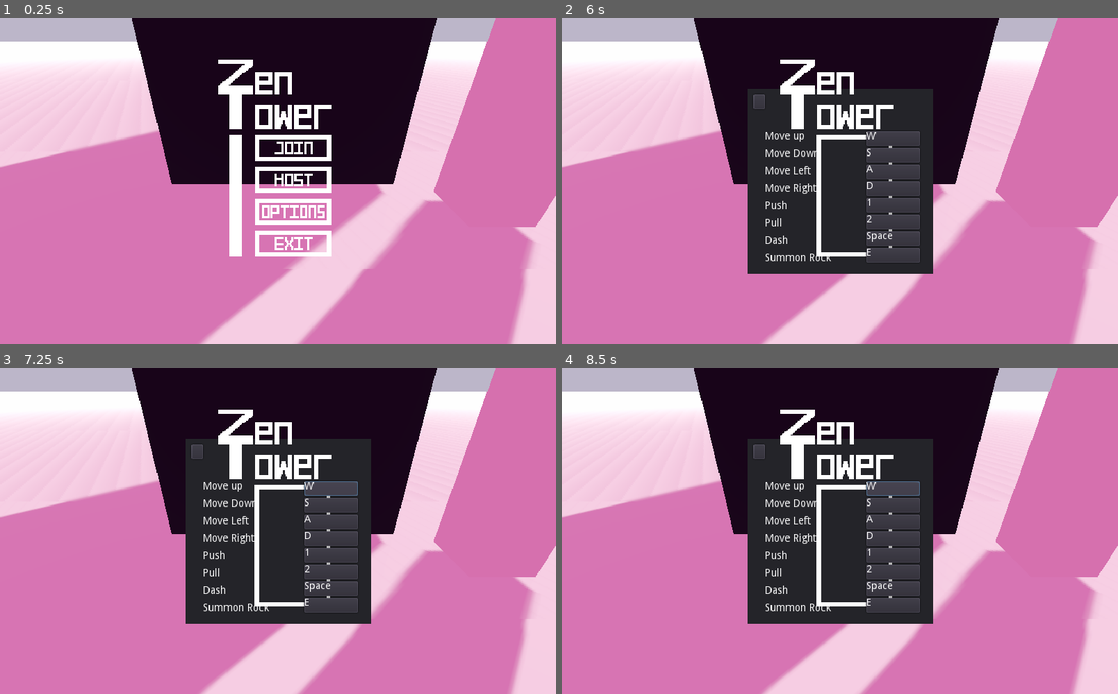
Above: before the commit, frames 1-4 (two rows, left to right).
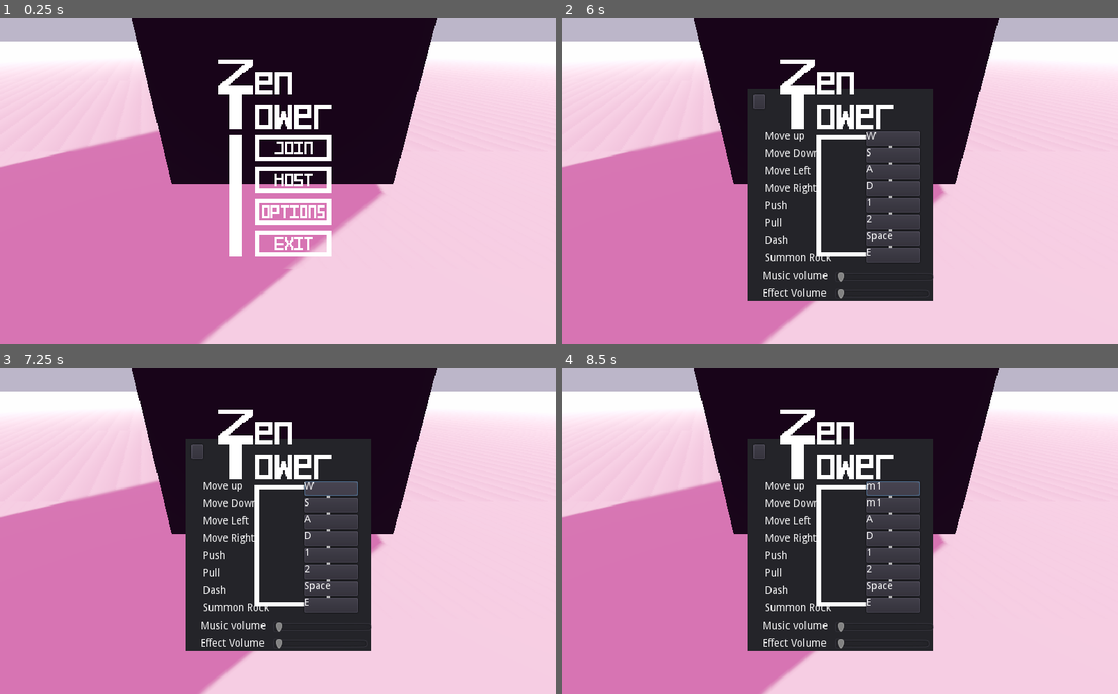
Above: after the commit, the same moments.

Repository: albielee/NSE_Challenge_Game
Game: Godot game, scene res://Menu/lobby.tscn
Same seed, same stepped clock (60 frames per second), same inputs: the game is played once before the commit and once after it.
Inputs (mouse positions are in pixels of both pictures, inside the frame that each line leads up to):
- Up to frame 1 (0.25 s): no input
- Up to frame 2 (6 s): tap Enter at 0.5 s; move the mouse to (962, 164) at 0.52 s; hold D (move_right) 0.53-1.25 s; hold E (summon_rock) 0.53-1.25 s; click (962, 164) at 0.67 s; click (856, 181) at 1.25 s; click (856, 167) at 2.02 s; type "Alex" at 2.1 s; click (901, 141) at 2.75 s; click (856, 148) at 3.5 s; click (856, 164) at 4.27 s; type "Alex" at 4.35 s; click (901, 141) at 5 s; click (856, 210) at 5.75 s
- Up to frame 3 (7.25 s): click "W" at 6.5 s
- Up to frame 4 (8.5 s): click "S" at 7.25 s; click "W" (after the commit: "m1") at 8 s

The runs differ from the first frame. In frame 1, 23% of the frame differs, in the area x 53-100%, y 0-100%; in frame 2, 25%; in frame 3, 25%; in frame 4, 25%, in the area x 33-100%, y 0-100%.

Commit message:
sound bars not finished but not crashing

Diff:
--- a/NSE_Challenge_Game/Menu/Options.gd
+++ b/NSE_Challenge_Game/Menu/Options.gd
@@ -4,6 +4,8 @@
 # Declare member variables here. Examples:
 # var a = 2
 # var b = "text"
+var music_bus = AudioServer.get_bus_index("Music")
+var sounds_bus = AudioServer.get_bus_index("Sounds")
 
 var button_map = ["move_up","move_down","move_left","move_right","push","pull","move_dash","summon_rock"]
 
@@ -15,7 +17,9 @@
 	"push":"m"+str(BUTTON_LEFT),
 	"pull":"m"+str(BUTTON_RIGHT),
 	"move_dash":KEY_SPACE,
-	"summon_rock":KEY_E}
+	"summon_rock":KEY_E,
+	"music_volume":100,
+	"effects_volume":100}
 
 var data = default_controls
 var input_mode = false
@@ -54,6 +58,12 @@
 
 func set_all_controls(dict):
 	for key in dict.keys():
+		if key == "music_volume":
+			_on_MusicSlider_value_changed(dict[key])
+			continue
+		elif key == "effects_volume":
+			_on_EffectsSlider_value_changed(dict[key])
+			continue
 		InputMap.action_erase_events(key)
 		var event
 		if str(dict[key])=="m"+str(BUTTON_LEFT) or str(dict[key])=="m"+str(BUTTON_RIGHT):
@@ -81,3 +91,29 @@
 	file.store_line(to_json(data))
 	file.close()
 	set_all_controls(data)
+
+
+
+
+
+
+
+func _on_MusicSlider_value_changed(value):
+	var db = value
+	if value == 0:
+		AudioServer.set_bus_mute(music_bus,true)
+	else:
+		AudioServer.set_bus_mute(music_bus,false)
+	AudioServer.set_bus_volume_db(music_bus,(86*value/100)-80)
+	data["music_volume"] = value
+
+
+
+func _on_EffectsSlider_value_changed(value):
+	var db = value
+	if value == 0:
+		AudioServer.set_bus_mute(sounds_bus,true)
+	else:
+		AudioServer.set_bus_mute(sounds_bus,false)
+	AudioServer.set_bus_volume_db(sounds_bus,(86*value/100)-80)
+	data["effects_volume"] = value
--- a/NSE_Challenge_Game/Menu/lobby.tscn
+++ b/NSE_Challenge_Game/Menu/lobby.tscn
@@ -28,7 +28,6 @@
 [ext_resource path="res://Worlds/Ambiance.tscn" type="PackedScene" id=26]
 [ext_resource path="res://Assets/Menu/StartPressed.png" type="Texture" id=27]
 [ext_resource path="res://Menu/Options.gd" type="Script" id=28]
-[ext_resource path="res://Assets/World/Tower.tscn" type="PackedScene" id=29]
 
 [sub_resource type="AtlasTexture" id=1]
 atlas = ExtResource( 19 )
@@ -36,11 +35,11 @@
 
 [sub_resource type="AtlasTexture" id=2]
 atlas = ExtResource( 19 )
-region = Rect2( 0, 0, 16, 16 )
+region = Rect2( 32, 0, 16, 16 )
 
 [sub_resource type="AtlasTexture" id=3]
 atlas = ExtResource( 19 )
-region = Rect2( 32, 0, 16, 16 )
+region = Rect2( 0, 0, 16, 16 )
 
 [sub_resource type="SpriteFrames" id=4]
 animations = [ {
@@ -51,12 +50,12 @@
 }, {
 "frames": [ SubResource( 2 ) ],
 "loop": true,
-"name": "unfocused",
+"name": "focused",
 "speed": 5.0
 }, {
 "frames": [ SubResource( 3 ) ],
 "loop": true,
-"name": "focused",
+"name": "unfocused",
 "speed": 5.0
 } ]
 
@@ -98,11 +97,11 @@
 
 [sub_resource type="AtlasTexture" id=17]
 atlas = ExtResource( 27 )
-region = Rect2( 0, 0, 84, 26 )
+region = Rect2( 588, 0, 84, 26 )
 
 [sub_resource type="AtlasTexture" id=18]
 atlas = ExtResource( 27 )
-region = Rect2( 588, 0, 84, 26 )
+region = Rect2( 0, 0, 84, 26 )
 
 [sub_resource type="SpriteFrames" id=19]
 animations = [ {
@@ -113,12 +112,12 @@
 }, {
 "frames": [ SubResource( 17 ) ],
 "loop": true,
-"name": "unfocused",
+"name": "focused",
 "speed": 5.0
 }, {
 "frames": [ SubResource( 18 ) ],
 "loop": true,
-"name": "focused",
+"name": "unfocused",
 "speed": 5.0
 } ]
 
@@ -157,11 +156,11 @@
 region = Rect2( 0, 0, 105, 36 )
 
 [sub_resource type="AtlasTexture" id=31]
+atlas = ExtResource( 8 )
+region = Rect2( 0, 0, 105, 36 )
+
+[sub_resource type="AtlasTexture" id=32]
 atlas = ExtResource( 7 )
-region = Rect2( 0, 0, 105, 36 )
-
-[sub_resource type="AtlasTexture" id=32]
-atlas = ExtResource( 8 )
 region = Rect2( 0, 0, 105, 36 )
 
 [sub_resource type="SpriteFrames" id=33]
@@ -173,12 +172,12 @@
 }, {
 "frames": [ SubResource( 31 ) ],
 "loop": true,
-"name": "unfocused",
+"name": "focused",
 "speed": 30.0
 }, {
 "frames": [ SubResource( 32 ) ],
 "loop": true,
-"name": "focused",
+"name": "unfocused",
 "speed": 30.0
 } ]
 
@@ -207,11 +206,11 @@
 region = Rect2( 0, 0, 105, 36 )
 
 [sub_resource type="AtlasTexture" id=40]
+atlas = ExtResource( 8 )
+region = Rect2( 0, 0, 105, 36 )
+
+[sub_resource type="AtlasTexture" id=41]
 atlas = ExtResource( 7 )
-region = Rect2( 0, 0, 105, 36 )
-
-[sub_resource type="AtlasTexture" id=41]
-atlas = ExtResource( 8 )
 region = Rect2( 0, 0, 105, 36 )
 
 [sub_resource type="SpriteFrames" id=42]
@@ -223,12 +222,12 @@
 }, {
 "frames": [ SubResource( 40 ) ],
 "loop": true,
-"name": "unfocused",
+"name": "focused",
 "speed": 5.0
 }, {
 "frames": [ SubResource( 41 ) ],
 "loop": true,
-"name": "focused",
+"name": "unfocused",
 "speed": 5.0
 } ]
 
@@ -258,11 +257,11 @@
 
 [sub_resource type="AtlasTexture" id=49]
 atlas = ExtResource( 9 )
-region = Rect2( 0, 0, 105, 36 )
+region = Rect2( 735, 0, 105, 36 )
 
 [sub_resource type="AtlasTexture" id=50]
 atlas = ExtResource( 9 )
-region = Rect2( 735, 0, 105, 36 )
+region = Rect2( 0, 0, 105, 36 )
 
 [sub_resource type="SpriteFrames" id=51]
 animations = [ {
@@ -273,13 +272,13 @@
 }, {
 "frames": [ SubResource( 49 ) ],
 "loop": true,
+"name": "focused",
+"speed": 5.0
+}, {
+"frames": [ SubResource( 50 ) ],
+"loop": true,
 "name": "unfocused",
 "speed": 30.0
-}, {
-"frames": [ SubResource( 50 ) ],
-"loop": true,
-"name": "focused",
-"speed": 5.0
 } ]
 
 [sub_resource type="AtlasTexture" id=52]
@@ -308,11 +307,11 @@
 
 [sub_resource type="AtlasTexture" id=58]
 atlas = ExtResource( 10 )
-region = Rect2( 0, 0, 105, 36 )
+region = Rect2( 735, 0, 105, 36 )
 
 [sub_resource type="AtlasTexture" id=59]
 atlas = ExtResource( 10 )
-region = Rect2( 735, 0, 105, 36 )
+region = Rect2( 0, 0, 105, 36 )
 
 [sub_resource type="SpriteFrames" id=60]
 animations = [ {
@@ -323,12 +322,12 @@
 }, {
 "frames": [ SubResource( 58 ) ],
 "loop": true,
-"name": "unfocused",
+"name": "focused",
 "speed": 5.0
 }, {
 "frames": [ SubResource( 59 ) ],
 "loop": true,
-"name": "focused",
+"name": "unfocused",
 "speed": 5.0
 } ]
 
@@ -358,11 +357,11 @@
 
 [sub_resource type="AtlasTexture" id=67]
 atlas = ExtResource( 12 )
-region = Rect2( 0, 0, 105, 36 )
+region = Rect2( 735, 0, 105, 36 )
 
 [sub_resource type="AtlasTexture" id=68]
 atlas = ExtResource( 12 )
-region = Rect2( 735, 0, 105, 36 )
+region = Rect2( 0, 0, 105, 36 )
 
 [sub_resource type="SpriteFrames" id=69]
 animations = [ {
@@ -373,12 +372,12 @@
 }, {
 "frames": [ SubResource( 67 ) ],
 "loop": true,
-"name": "unfocused",
+"name": "focused",
 "speed": 5.0
 }, {
 "frames": [ SubResource( 68 ) ],
 "loop": true,
-"name": "focused",
+"name": "unfocused",
 "speed": 5.0
 } ]
 
@@ -971,8 +970,11 @@
 margin_left = 384.0
 margin_top = 192.0
 margin_right = 640.0
-margin_bottom = 448.0
+margin_bottom = 485.0
 script = ExtResource( 28 )
+__meta__ = {
+"_edit_use_anchors_": false
+}
 
 [node name="MenuOutline" type="Sprite" parent="Lobby/Menu/Options"]
 position = Vector2( 148, 148 )
@@ -1148,6 +1150,35 @@
 "_edit_use_anchors_": false
 }
 
+[node name="MusicSlider" type="HSlider" parent="Lobby/Menu/Options"]
+margin_left = 120.536
+margin_top = 248.092
+margin_right = 256.536
+margin_bottom = 273.092
+
+[node name="MusicLabel" type="Label" parent="Lobby/Menu/Options"]
+margin_left = 21.2132
+margin_top = 251.73
+margin_right = 111.213
+margin_bottom = 265.73
+text = "Music volume"
+
+[node name="EffectsLabel" type="Label" parent="Lobby/Menu/Options"]
+margin_left = 21.2132
+margin_top = 276.479
+margin_right = 109.213
+margin_bottom = 290.479
+text = "Effect Volume"
+__meta__ = {
+"_edit_use_anchors_": false
+}
+
+[node name="EffectsSlider" type="HSlider" parent="Lobby/Menu/Options"]
+margin_left = 121.414
+margin_top = 272.586
+margin_right = 251.414
+margin_bottom = 293.586
+
 [node name="Title" type="Sprite" parent="Lobby"]
 position = Vector2( 379, 104 )
 texture = ExtResource( 4 )
@@ -1470,9 +1501,7 @@
 script = ExtResource( 23 )
 
 [node name="Ambiance" parent="." instance=ExtResource( 26 )]
-
-[node name="TowerPiece" parent="." instance=ExtResource( 29 )]
-transform = Transform( 1, 0, 0, 0, 1, 0, 0, 0, 1, -9.88776, 15.409, 10.7094 )
+bus = "Sounds"
 [connection signal="focus_entered" from="Lobby/Players/LeaveButton" to="Lobby/Players/LeaveButton" method="_on_JoinButton_focus_entered"]
 [connection signal="focus_exited" from="Lobby/Players/LeaveButton" to="Lobby/Players/LeaveButton" method="_on_JoinButton_focus_exited"]
 [connection signal="mouse_entered" from="Lobby/Players/LeaveButton" to="Lobby/Players/LeaveButton" method="_on_JoinButton_mouse_entered"]
@@ -1556,4 +1585,14 @@
 [connection signal="pressed" from="Lobby/Menu/Host/BackButton" to="Lobby" method="_on_BackButton_pressed"]
 [connection signal="animation_finished" from="Lobby/Menu/Host/BackButton/Anim" to="Lobby/Menu/Host/BackButton" method="_on_Join_animation_finished"]
 [connection signal="pressed" from="Lobby/Menu/Options/BackButton" to="Lobby" method="_on_BackButton_pressed"]
+[connection signal="pressed" from="Lobby/Menu/Options/Buttons/Button1" to="Lobby/Menu/Options" method="_on_Button_pressed" binds= [ 0 ]]
+[connection signal="pressed" from="Lobby/Menu/Options/Buttons/Button2" to="Lobby/Menu/Options" method="_on_Button_pressed" binds= [ 1 ]]
+[connection signal="pressed" from="Lobby/Menu/Options/Buttons/Button3" to="Lobby/Menu/Options" method="_on_Button_pressed" binds= [ 2 ]]
+[connection signal="pressed" from="Lobby/Menu/Options/Buttons/Button4" to="Lobby/Menu/Options" method="_on_Button_pressed" binds= [ 3 ]]
+[connection signal="pressed" from="Lobby/Menu/Options/Buttons/Button5" to="Lobby/Menu/Options" method="_on_Button_pressed" binds= [ 4 ]]
+[connection signal="pressed" from="Lobby/Menu/Options/Buttons/Button6" to="Lobby/Menu/Options" method="_on_Button_pressed" binds= [ 5 ]]
+[connection signal="pressed" from="Lobby/Menu/Options/Buttons/Button7" to="Lobby/Menu/Options" method="_on_Button_pressed" binds= [ 6 ]]
+[connection signal="pressed" from="Lobby/Menu/Options/Buttons/Button8" to="Lobby/Menu/Options" method="_on_Button_pressed" binds= [ 7 ]]
+[connection signal="value_changed" from="Lobby/Menu/Options/MusicSlider" to="Lobby/Menu/Options" method="_on_MusicSlider_value_changed"]
+[connection signal="value_changed" from="Lobby/Menu/Options/EffectsSlider" to="Lobby/Menu/Options" method="_on_EffectsSlider_value_changed"]
 [connection signal="animation_finished" from="Lobby/TransitionAnims" to="Lobby" method="_on_TransitionAnims_animation_finished"]
--- /dev/null
+++ b/NSE_Challenge_Game/default_bus_layout.tres
@@ -0,0 +1,16 @@
+[gd_resource type="AudioBusLayout" format=2]
+
+[resource]
+bus/0/volume_db = 0.0694828
+bus/1/name = "Music"
+bus/1/solo = false
+bus/1/mute = false
+bus/1/bypass_fx = false
+bus/1/volume_db = 0.0694828
+bus/1/send = "Master"
+bus/2/name = "Sounds"
+bus/2/solo = false
+bus/2/mute = false
+bus/2/bypass_fx = false
+bus/2/volume_db = 0.0672607
+bus/2/send = "Master"
Not shown: 1 places in NSE_Challenge_Game/Menu/lobby.tscn that only renumber resources
